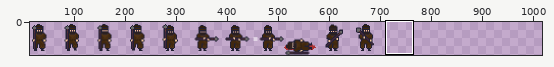
File history of a sprite sheet, static/assets/bandit.png. The first picture is a wide view before the edit; the outline marks the close-up.
Close-up. The starting point:
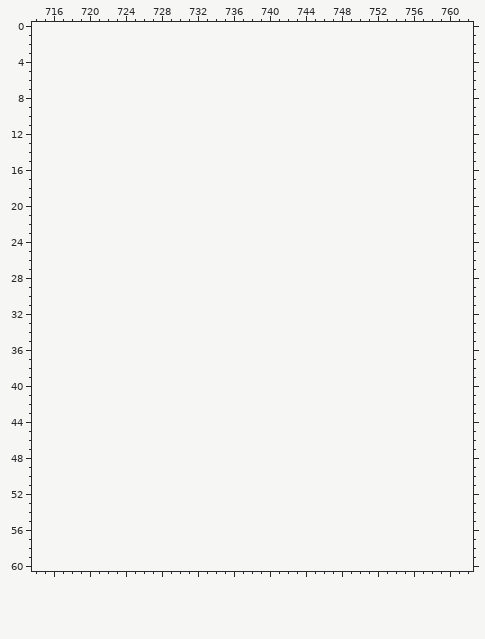
The file is 704x64 pixels. Shown: x 714..762, y 0..60. The old version is drawn lined up with the new one, on the new canvas. The wide view leaves out empty margins. The commit also changed other parts of the picture, which this record leaves out.
New version:
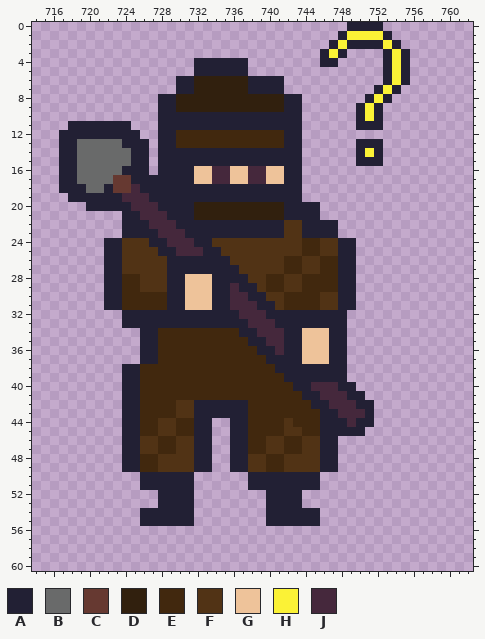
Palette (. is transparent): A #222034  B #696a6a  C #663931  D #31200e  E #41280e  F #513315  G #eec39a  H #fbf236  J #45283c
Edits made:
canvas 704x64 -> 1024x64
Changed rows in their new state; - is an unchanged pixel.
first column x 717:
 0 --------------------------------AAAA---
 1 -------------------------------AHHHHA--
 2 ------------------------------AHAAAAHA-
 3 -----------------------------AHA----AHA
 4 ---------------AAAAAA--------AA-----AHA
 5 ---------------AAAAAA---------------AHA
 6 -------------AADDDDDDAAAA-----------AHA
 7 -------------AADDDDDDAAAA----------AHA-
 8 -----------AADDDDDDDDDDDDAA-------AHA--
 9 -----------AADDDDDDDDDDDDAA------AHA---
10 -----------AAAAAAAAAAAAAAAA------AHA---
11 -AAAAAAA---AAAAAAAAAAAAAAAA------AAA---
12 AAAAAAAAA--AAEEEEEEEEEEEEAA------------
13 AABBBBBAAA-AAEEEEEEEEEEEEAA------AAA---
14 AABBBBBBAA-AAAAAAAAAAAAAAAA------AHA---
15 AABBBBBBAA-AAAAAAAAAAAAAAAA------AAA---
16 AABBBBBAAA-AAAAGGJJGGJJGGAA------------
17 AABBBBCCAAAAAAAGGJJGGJJGGAA------------
18 AAABBACCJAAAAAAAAAAAAAAAAAA------------
19 -AAAAAAJJJAAAAAAAAAAAAAAAAA------------
20 ---AAAAAJJJAAAADDDDDDDDDDAAAA----------
21 -------AAJJJAAADDDDDDDDDDAAAA----------
22 -------AAAJJJAAAAAAAAAAAAFFAAAA--------
23 -------AAAAJJJAAAAAAAAAAAFFAAAA--------
24 -----AAFFFAAJJJAAFFFFFFFFFFEEFFAA------
25 -----AAFFFFAAJJJAAFFFFFFFFFEEFFAA------
26 -----AAFFFFFAAAAAAAFFFFFFEEFFEEAA------
27 -----AAFFFFFAAAAAAAAFFFFFEEFFEEAA------
28 -----AAEEFFFAAGGGAAAAFFEEFFEEEEAA------
29 -----AAEEFFFAAGGGAAJAAFEEFFEEEEAA------
30 -----AAEEEEEAAGGGAAJJAAFFEEEEFFAA------
31 -----AAEEEEEAAGGGAAJJJAAFEEEEFFAA------
32 -------AAAAAAAAAAAAAJJJAAAAAAAAA-------
33 -------AAAAAAAAAAAAAAJJJAAAAAAAA-------
34 ---------AAEEEEEEEEEAAJJJAAGGGAA-------
35 ---------AAEEEEEEEEEEAAJJAAGGGAA-------
36 ---------AAEEEEEEEEEEEAAJAAGGGAA-------
37 ---------AAEEEEEEEEEEEEAAAAGGGAA-------
38 -------AAEEEEEEEEEEEEEEEAAAAAAAA-------
39 -------AAEEEEEEEEEEEEEEEEAAAAAAA-------
40 -------AAEEEEEEEEEEEEEEEEEAAJJJAA------
41 -------AAEEEEEEEEEEEEEEEEEEAAJJJAA-----
42 -------AAEEEEFFAAAAAAEEEEEEEAAJJJAA----
43 -------AAEEEEFFAAAAAAEEEEEEEEAAJJJA----
44 -------AAEEFFEEAA--AAEEEEFEEEAAAJAA----
45 -------AAEEFFEEAA--AAEEEEFFEEAAAAA-----
46 -------AAFFEEFFAA--AAEEFFEEFFAA--------
47 -------AAFFEEFFAA--AAEEFFEEFFAA--------
48 -------AAEEFFFFAA--AAFFEEFFFFAA--------
49 -------AAEEFFFFAA--AAFFEEFFFFAA--------
50 ---------AAAAAA------AAAAAAAA----------
51 ---------AAAAAA------AAAAAAAA----------
52 -----------AAAA--------AAAA------------
53 -----------AAAA--------AAAA------------
54 ---------AAAAAA--------AAAAAA----------
55 ---------AAAAAA--------AAAAAA----------
Where, in picture pixels (left, top, right, bottom), the same in both close-ups:
added: (59, 22, 410, 526)
